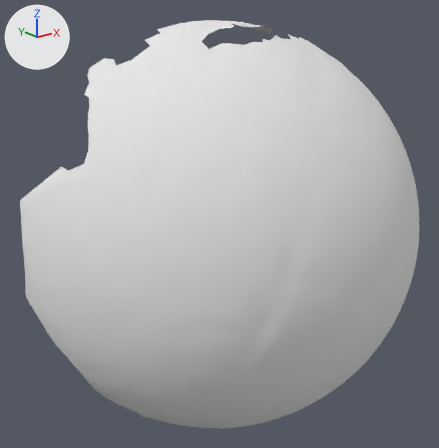
One commit to the OBJ model res/pendulum_horizontal/Pendulum_horizontal.000072.obj: the scene before it, then after it.
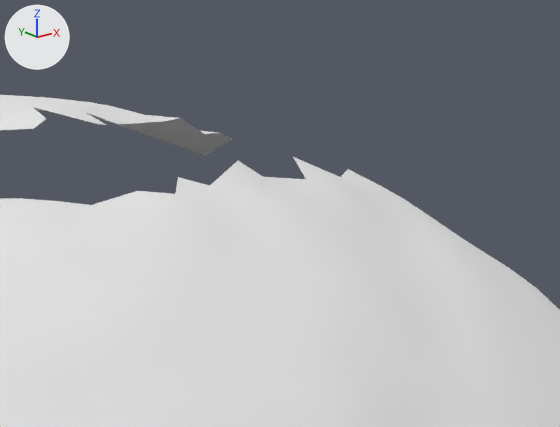
The first picture shows the older version from a 50 mm camera at (-443.0, 57.0, 197.0) aimed at (-193.0, 369.0, 72.0). The close-ups show both versions on the part from 51% to 79% of the width and 0% to 21% of the height of that picture. The axes (+X, +Y, +Z) are drawn at upper left. The lights are the same throughout. Where no turn or scale is listed for an object, it has been applied to the vertices.

Objects in the first close-up: 'Pendulum_horizontal.000072'.
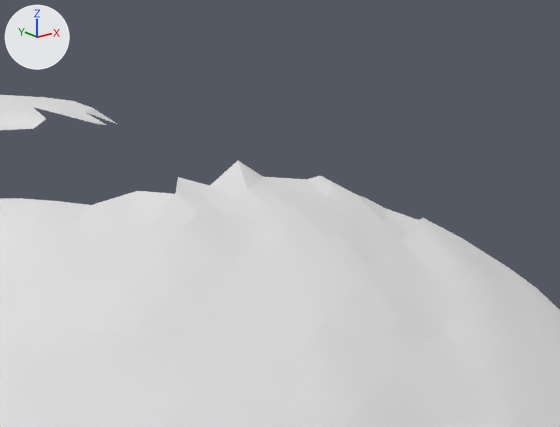
Changed parts and their boxes [x1, y1, x2, y2] in the close-ups (560 x 427 px):
part 1 of me_pendulum_horizontal_000072, deleted
    before: [35, 98, 460, 237]

The change, as a list of edits to the scene's bpy script:
```text
Change me_pendulum_horizontal_000072:
    used by ob_pendulum_horizontal_000072; location = (0.0, 0.0, 0.0)
    remove me_pendulum_horizontal_000072.from_pydata(...)  # 4862 vertices, 9604 faces; spans x -315.0..-36.0, y 260.0..438.0, z -88.0..206.0
    remove me_pendulum_horizontal_000072.materials.append(mat_pendulum_horizontal_000072)  # white #e7e7e7
    add me_pendulum_horizontal_000072.from_pydata(...)  # 4807 vertices, 9493 faces; spans x -315.0..-36.0, y 260.0..438.0, z -88.0..206.0
    me_pendulum_horizontal_000072 part 1
    55 vertices are removed from x -154.0..-90.0, y 355.0..425.0, z 182.0..205.0
    111 faces are deleted
```
